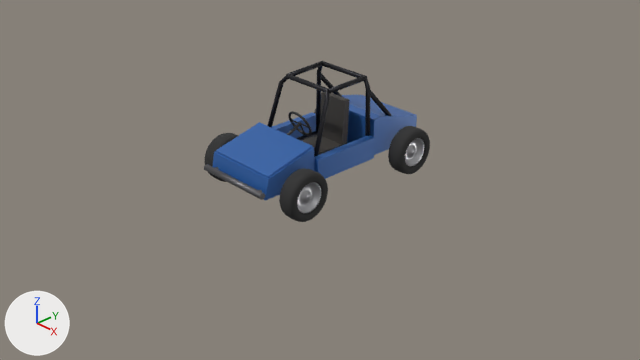
The Blender file java/axion-mod/src/devcontent/blender/exemples_r-1790.blend, before and after one commit.
One viewpoint serves both versions: the file's camera 'Camera'. The lights are fixed; the arrows at lower left show +X, +Y and +Z. The first picture is the older version.

In view in the first picture: 'capot', 'carrosserie', 'chassis', 'roue_arriere_gauche', 'roue_avant_gauche', 'siege_conducteur' and 2 more.
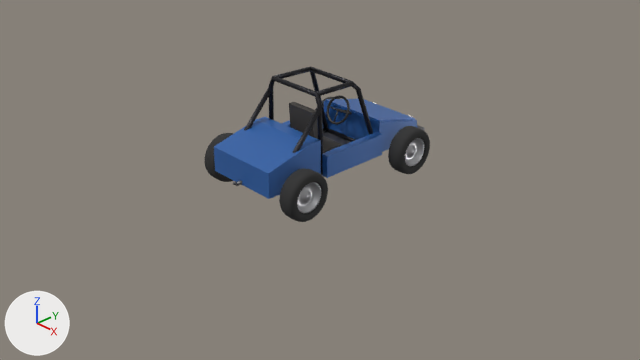
Where the newer file only moved an object's origin or applied its transform, the numbers keep the older frame.

Edits to the scene script, one JSON object a line:
```json
{"block": "me_chassis", "where": "# used by ob_chassis; parent = ob_buggy; location = (0.0, 0.0, 0.0)"}
{"op": "remove", "block": "me_chassis", "code": "me_chassis.from_pydata(...)  # 678 vertices, 478 faces; spans x -0.61..0.61, y -1.4..1.37, z 0.28..1.33"}
{"op": "add", "block": "me_chassis", "code": "me_chassis.from_pydata(...)  # 678 vertices, 478 faces; spans x -0.61..0.61, y -1.37..1.4, z 0.28..1.33"}
{"block": "me_chassis", "change": "me_chassis part 1: the whole mesh is turned 180 degrees about the z axis through the mesh origin"}
{"block": "me_carrosserie", "where": "# used by ob_carrosserie; parent = ob_chassis; location = (0.0, 0.0, 0.0)"}
{"op": "remove", "block": "me_carrosserie", "code": "me_carrosserie.from_pydata(...)  # 34 vertices, 25 faces; spans x -0.56..0.56, y -1.3..1.25, z 0.3..0.78"}
{"op": "add", "block": "me_carrosserie", "code": "me_carrosserie.from_pydata(...)  # 34 vertices, 25 faces; spans x -0.56..0.56, y -1.25..1.3, z 0.3..0.78"}
{"block": "me_carrosserie", "change": "me_carrosserie part 2: the whole mesh is turned 180 degrees about the z axis through the mesh origin"}
{"block": "me_siege_conducteur", "where": "# used by ob_siege_conducteur; parent = ob_chassis; location = (0.0, 0.05, 0.4)"}
{"op": "remove", "block": "me_siege_conducteur", "code": "me_siege_conducteur.from_pydata(...)  # 16 vertices, 12 faces; spans x -0.21..0.21, y -0.22..0.26, z -0.07..0.6"}
{"op": "add", "block": "me_siege_conducteur", "code": "me_siege_conducteur.from_pydata(...)  # 16 vertices, 12 faces; spans x -0.21..0.21, y -0.26..0.22, z -0.07..0.6"}
{"block": "me_siege_conducteur", "change": "me_siege_conducteur part 3: the whole mesh is turned 180 degrees about the z axis through the mesh origin"}
{"op": "set", "path": "ob_siege_conducteur.location", "old": "(0.0, 0.05, 0.4)", "new": "(0.0, -0.05, 0.4)"}
```

What differs and where, as boxes (x1, y1, x2, y2) in the pictures (640 x 360 px):
```json
{"object": "carrosserie", "change": "turned", "before": [212, 95, 417, 200], "after": [214, 101, 417, 199]}
{"object": "chassis", "change": "turned", "before": [204, 61, 391, 200], "after": [233, 66, 425, 186]}
{"object": "siege_conducteur", "change": "turned", "before": [301, 92, 350, 155], "after": [289, 102, 341, 153]}
{"object": "capot", "change": "unchanged, covered by the edit", "before": [216, 122, 313, 178], "after": [325, 99, 415, 122]}
{"object": "roue_arriere_gauche", "change": "unchanged, covered by the edit", "before": [388, 126, 430, 174], "after": [205, 133, 233, 182]}
{"object": "roue_avant_gauche", "change": "unchanged, covered by the edit", "before": [279, 168, 328, 222], "after": [315, 97, 340, 110]}
{"object": "roue_arriere_droite", "change": "unchanged, uncovered by the edit", "after": [279, 168, 328, 222]}
```
